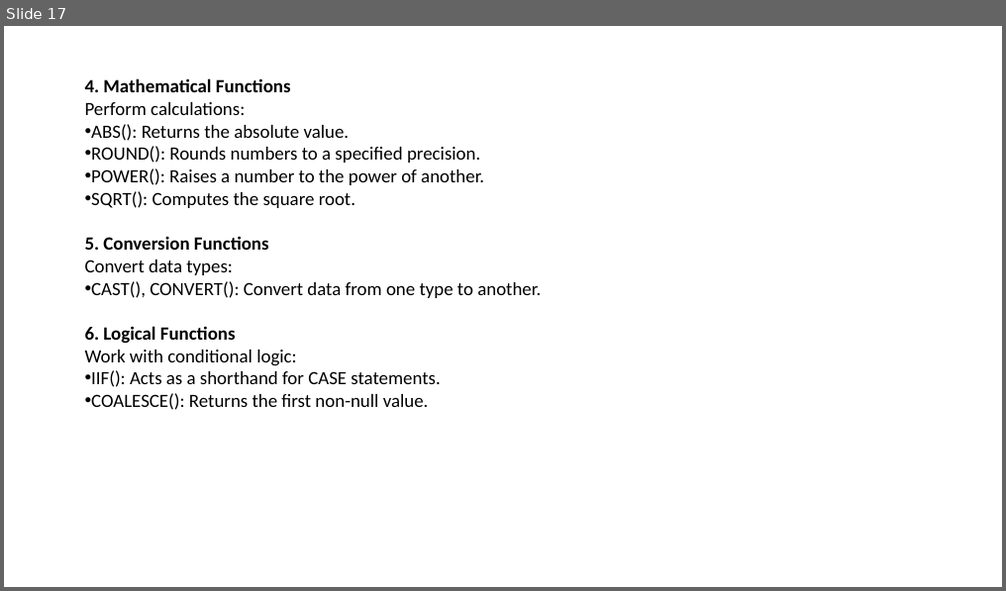
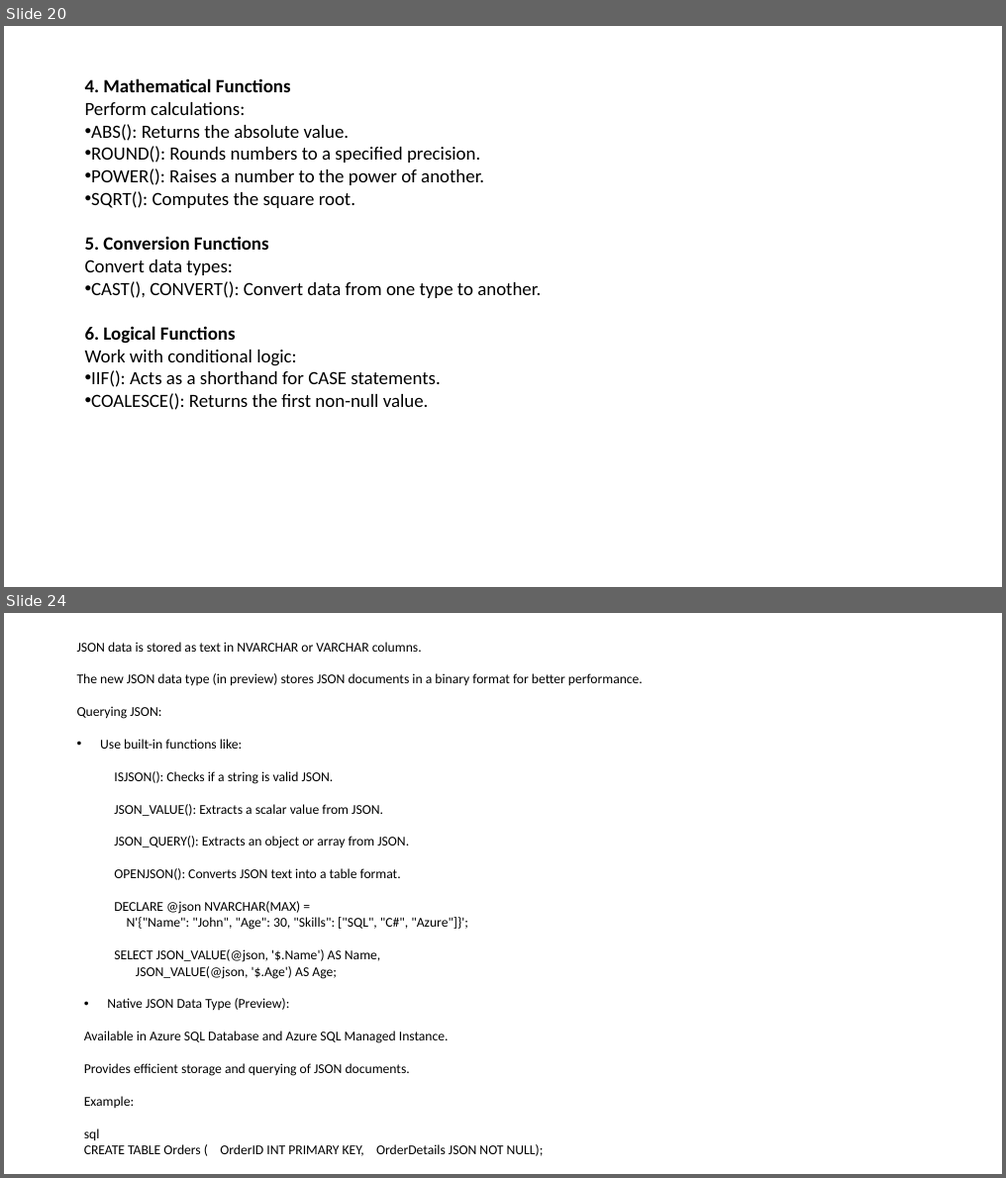
Before and after one commit to NareshESSPL/ESSPL_SqlTraining_AMS, a slide deck: DBMS.pptx. Shown one above the other, each under a label of ours: slide 17 before the commit, slides 20 and 24 after it; the slides between them are not shown. The pictures are 1006x591 and 1006x1178 pixels, drawn with LibreOffice and Linux fonts; fonts in the diff are those of the drawing. Boxes give left, top, right and bottom in pixels: in the first picture for what was removed or moved away, otherwise in the second. Text is boxed around its words. In the diff, an @@ line names an element or a change of style, - is before the commit and + after.

```diff
--- a/DBMS.pptx
+++ b/DBMS.pptx
@@ slide 24 added at [4, 613, 1002, 1174], background #FFFFFF @@
@@ text added at [77, 642, 643, 1157], 13 pt, text #000000 @@
+JSON data is stored as text in NVARCHAR or VARCHAR columns.
+The new JSON data type (in preview) stores JSON documents in a binary format for better performance.
+Querying JSON:
+• Use built-in functions like:
+  ISJSON(): Checks if a string is valid JSON.
+  JSON_VALUE(): Extracts a scalar value from JSON.
+  JSON_QUERY(): Extracts an object or array from JSON.
+  OPENJSON(): Converts JSON text into a table format.
+  DECLARE @json NVARCHAR(MAX) =
+  N'{"Name": "John", "Age": 30, "Skills": ["SQL", "C#", "Azure"]}';
+  SELECT JSON_VALUE(@json, '$.Name') AS Name,
+  JSON_VALUE(@json, '$.Age') AS Age;
+  • Native JSON Data Type (Preview):
+  Available in Azure SQL Database and Azure SQL Managed Instance.
+  Provides efficient storage and querying of JSON documents.
+  Example:
+  sql
+  CREATE TABLE Orders ( OrderID INT PRIMARY KEY, OrderDetails JSON NOT NULL);
@@ what was slide 17 is now slide 20 @@
```
Also in this commit, not shown: 4 slides changed, 14 other slides added, 1 slide removed, 28 other files.
